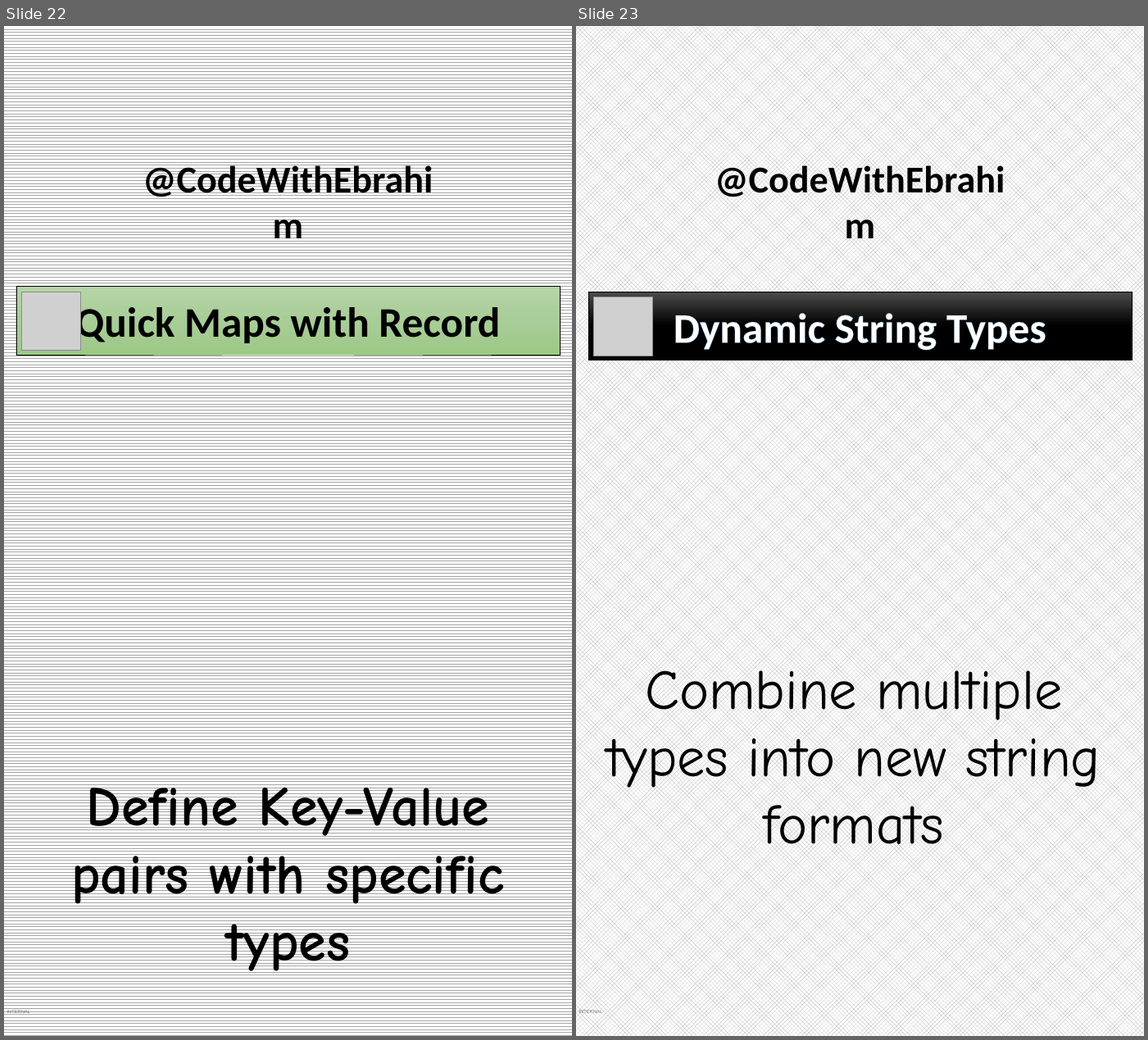
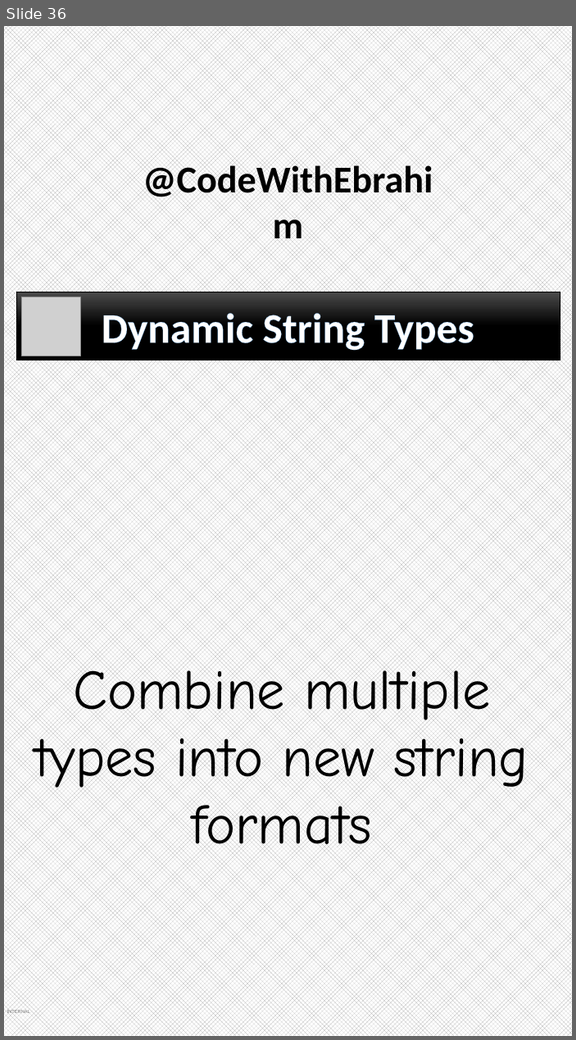
Before and after one commit to ebrahimsalehi1/python_codes, a slide deck: assets/images.pptx. Shown side by side, each under a label of ours: slides 22 and 23 before the commit, slide 36 after it. The pictures are 1148x1040 and 576x1040 pixels, drawn with LibreOffice and Linux fonts; fonts in the diff are those of the drawing; grey boxes stand for pictures; background and template pictures are left out. Boxes give left, top, right and bottom in pixels: in the first picture for what was removed or moved away, otherwise in the second. Text is boxed around its words. In the diff, an @@ line names an element or a change of style, - is before the commit and + after.

```diff
--- a/assets/images.pptx
+++ b/assets/images.pptx
@@ slide 22 removed at <box>4,26,572,1036</box>, background pattern #A5A5A5 on #FFFFFF; not listed: 2 template elements that a slide beside it also shows @@
@@ rectangle removed at <box>16,286,560,354</box> @@
-Quick Maps with Record
@@ picture removed at <box>22,292,80,350</box> @@
@@ text removed at <box>71,779,504,976</box> @@
-Define Key-Value pairs with specific types
@@ what was slide 23 is now slide 36 @@
```
Also in this commit, not shown: 16 slides added, 1 other slide removed, 45 other files.
